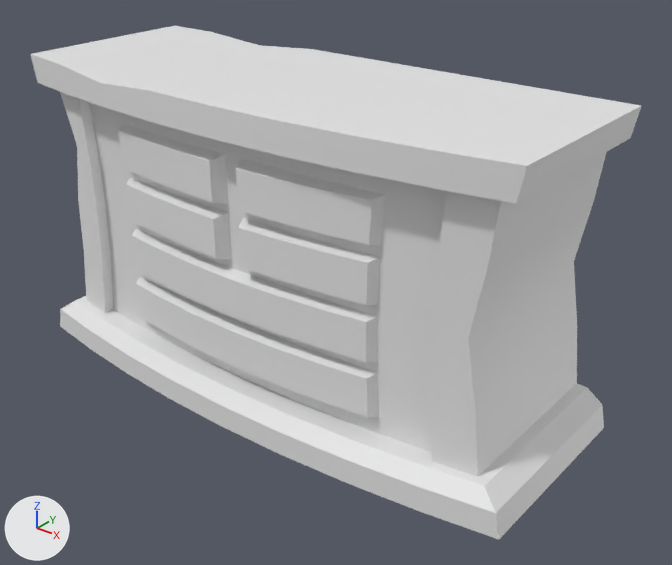
Two versions of the FBX model Content/02-MESHES/Furnitures/SM_Drawer_01.fbx, one commit apart.
Camera for both pictures: a 50 mm lens placed at (1.541, -1.82, 1.437), pointed at (0.116, -0.038, 0.333). Arrows for +X, +Y and +Z are at lower left; the lights stay in place. Where no turn or scale is listed for an object, it has been applied to the vertices.

In view in the first picture: 'SM_Drawer_01'.
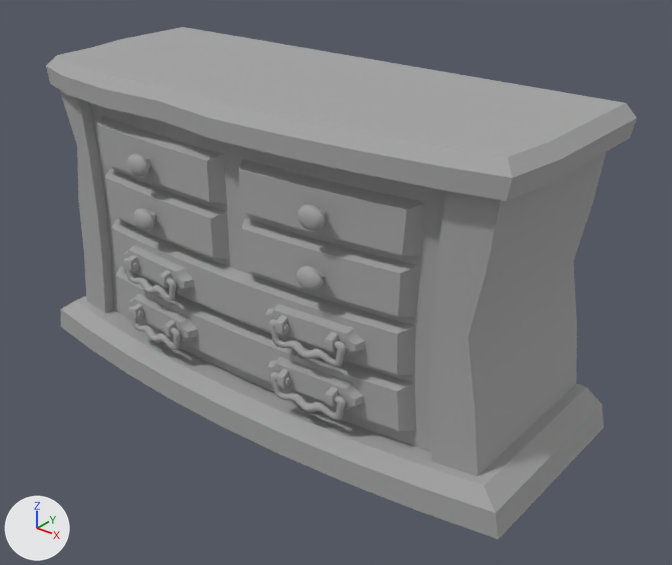
Location of each change, (x1, y1, x2, y2) in pixels of the pictures (672 x 565 px; the box of a moved part takes in the faces that stretch with it):
'SM_Drawer_01', reshaped: before (31, 26, 642, 540); after (46, 27, 637, 539)
part 1 of me_mesh, moved or reshaped: before (118, 124, 228, 204); after (97, 116, 227, 203)
part 2 of me_mesh, moved or reshaped: before (236, 159, 385, 245); after (239, 159, 427, 256)
part 3 of me_mesh, moved or reshaped: before (126, 178, 231, 259); after (105, 169, 230, 259)
part 4 of me_mesh, moved or reshaped: before (238, 218, 380, 305); after (241, 218, 420, 317)
part 5 of me_mesh, built on: before (31, 26, 642, 417); after (46, 27, 637, 431)
part 6 of me_mesh, recoloured (white to grey): (60, 39, 606, 539) in both

The change, as a diff of the scene's bpy script:
```diff
--- a/Content/02-MESHES/Furnitures/SM_Drawer_01.fbx.py
+++ b/Content/02-MESHES/Furnitures/SM_Drawer_01.fbx.py
@@ mat_slot1 @@
+mat_slot1 = principled_material('Slot1')
+mat_slot1.base_color = (0.376, 0.376, 0.376)  # grey #a5a5a5
+mat_slot1.roughness = 0.9
@@ me_mesh @@
 # used by ob_sm_drawer_01; location = (0.0, 0.0, 0.0)
-me_mesh.from_pydata(...)  # 418 vertices, 402 faces; spans x -0.8..0.8, y -0.38..0.25, z 0.0..0.87
+me_mesh.from_pydata(...)  # 3525 vertices, 3472 faces; spans x -0.8..0.8, y -0.38..0.25, z 0.0..0.87
+# me_mesh part 1: the loose piece of 16 vertices spanning x -0.44..-0.02, y -0.33..-0.25, z 0.6..0.73 is scaled about the mesh origin by (1.22, 1, 1), in mat_slot1 (grey #a5a5a5)
+# me_mesh part 2: the loose piece of 16 vertices spanning x 0.02..0.44, y -0.33..-0.25, z 0.6..0.73 is scaled about the mesh origin by (1.22, 1, 1), in mat_slot1 (grey #a5a5a5)
+# me_mesh part 3: the loose piece of 16 vertices spanning x -0.43..-0.02, y -0.33..-0.25, z 0.45..0.58 is scaled about the mesh origin by (1.22, 1, 1), in mat_slot1 (grey #a5a5a5)
+# me_mesh part 4: the loose piece of 16 vertices spanning x 0.02..0.43, y -0.33..-0.25, z 0.45..0.58 is scaled about the mesh origin by (1.22, 1, 1), in mat_slot1 (grey #a5a5a5)
+# me_mesh part 5: 10 vertices moved from x -0.76..0.76, y -0.36..0.1, z 0.79..0.87 to x -0.74..0.74, y -0.35..0.1, z 0.79..0.87; 64 vertices removed from x -0.78..0.78, y -0.36..0.25, z 0.15..0.87; 3162 vertices added at x -0.77..0.77, y -0.37..0.25, z 0.15..0.87
+# me_mesh part 6: 244 faces spanning x -0.8..0.8, y -0.38..0.25, z 0.0..0.87 switch from no material to mat_slot1 (grey #a5a5a5)
+# me_mesh part 7: the surface is now shaded smooth
```
